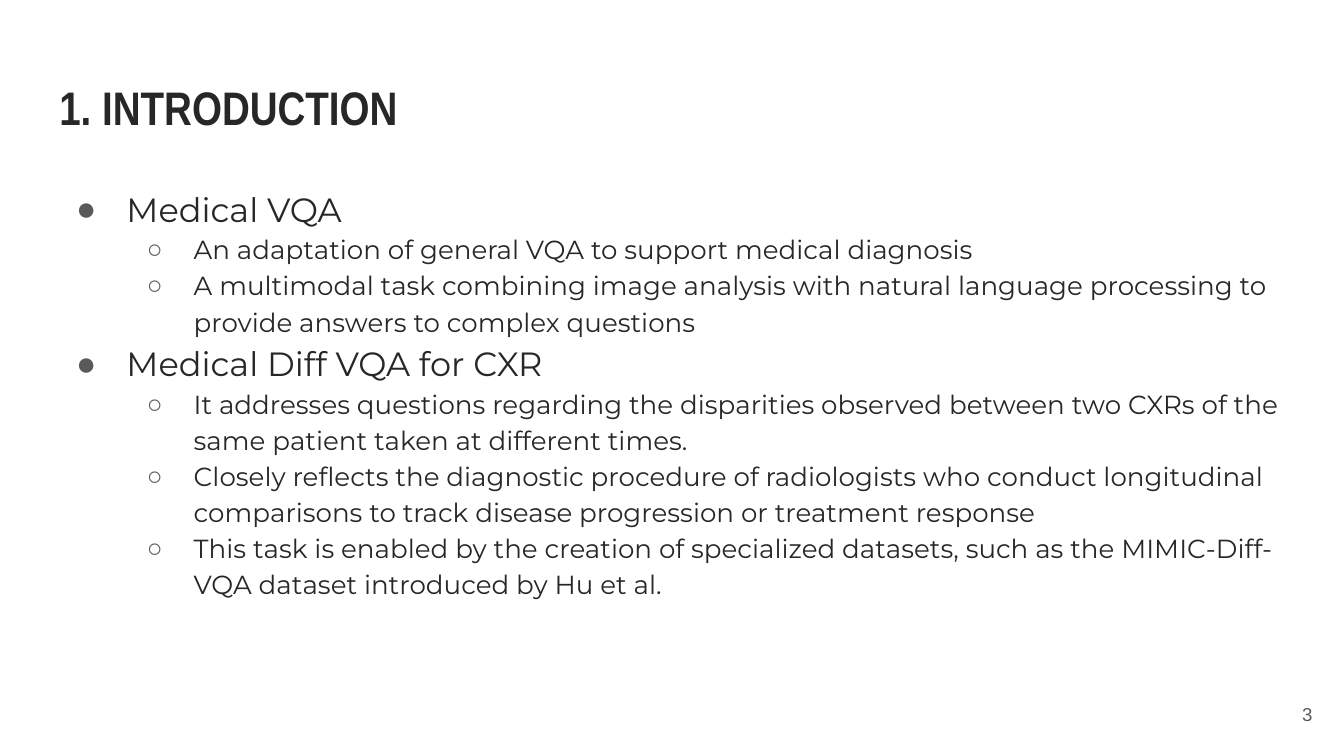
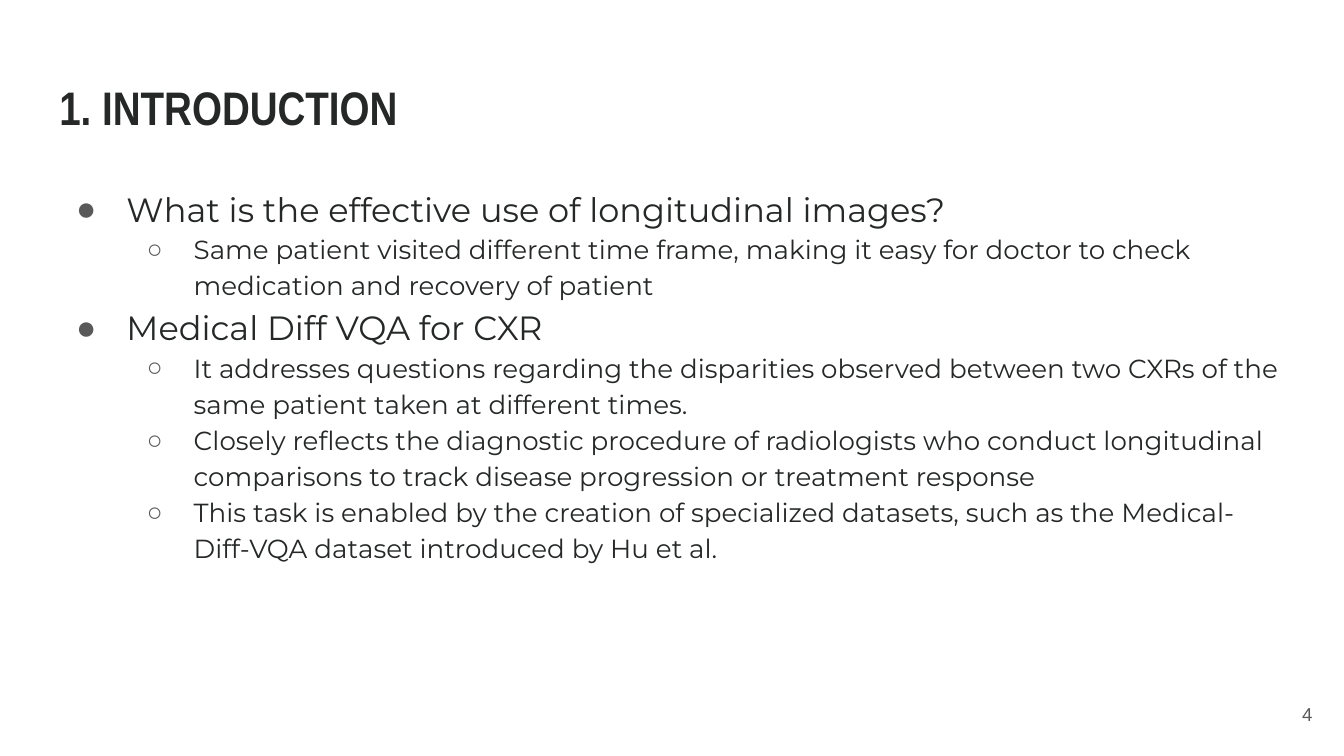
Before and after one commit to archx64/cxr-diff-vqa, a slide deck: slide 4 of st124974-Proposal.pptx (slide 3 before the commit). Drawn at 1344x756 pixels with LibreOffice and Linux fonts; fonts in the diff are those of the drawing. Boxes give left, top, right and bottom in pixels: in the first picture for what was removed or moved away, otherwise in the second. Text is boxed around its words. In the diff, an @@ line names an element or a change of style, - is before the commit and + after.

```diff
--- a/st124974-Proposal.pptx
+++ b/st124974-Proposal.pptx
@@ text at [126, 197, 1190, 300]: text changed @@
-● Medical VQA
-  ○ An adaptation of general VQA to support medical diagnosis
-  ○ A multimodal task combining image analysis with natural language processing to provide answers to complex questions
+● What is the effective use of longitudinal images?
+  ○ Same patient visited different time frame, making it easy for doctor to check medication and recovery of patient
@@ text at [194, 502, 1234, 563]: text changed @@
-  ○ This task is enabled by the creation of specialized datasets, such as the MIMIC-Diff-VQA dataset introduced by Hu et al.
+  ○ This task is enabled by the creation of specialized datasets, such as the Medical-Diff-VQA dataset introduced by Hu et al.
@@ page number at [1302, 708, 1312, 721]: text changed @@
-3
+4
```
Also in this commit, not shown: 17 other slides changed, 12 slides added, 23 other files.
